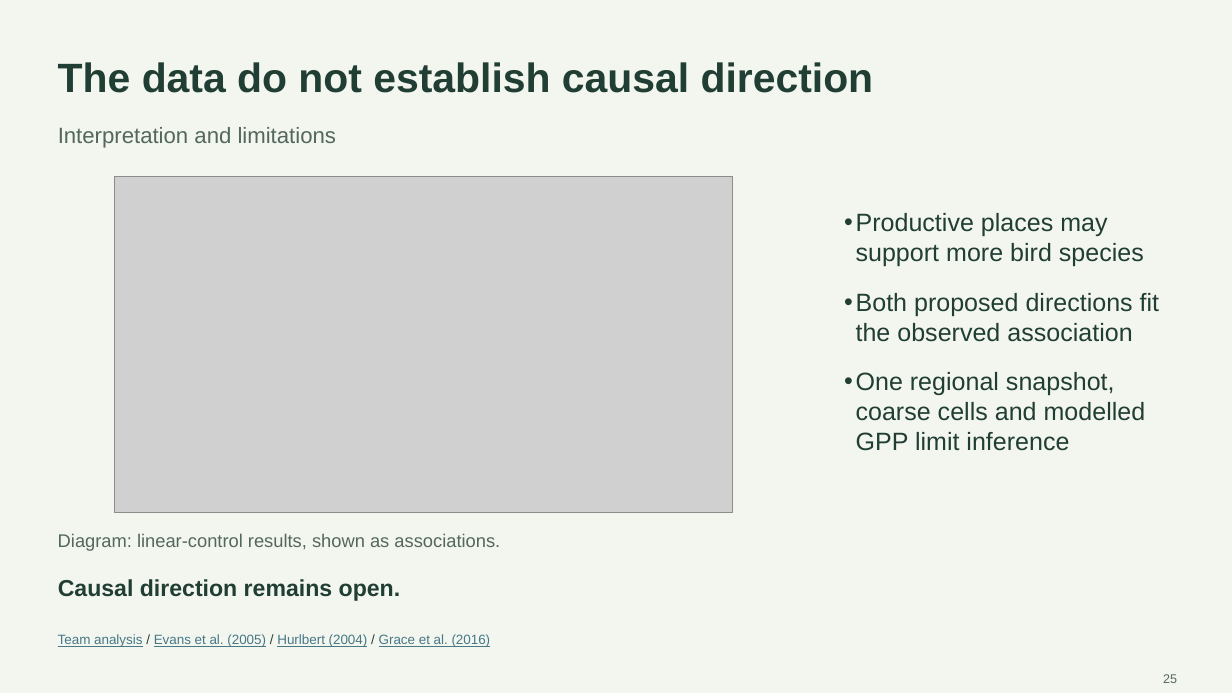
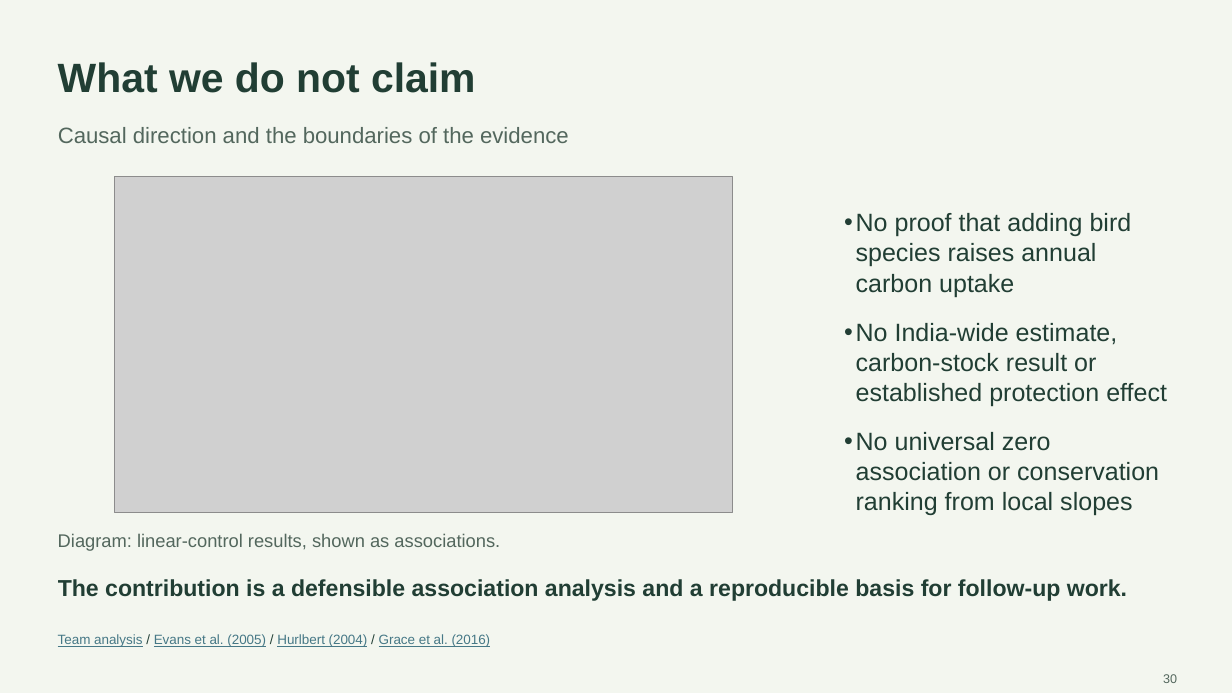
Before and after one commit to Devansh061105/Course-Project-EVST, a slide deck: slide 30 of presentation/final/Final_Evaluation_Biodiversity_Productivity.pptx (slide 25 before the commit). Drawn at 1232x693 pixels with LibreOffice and Linux fonts; fonts in the diff are those of the drawing; grey boxes stand for pictures. Boxes give left, top, right and bottom in pixels: in the first picture for what was removed or moved away, otherwise in the second. Text is boxed around its words. In the diff, an @@ line names an element or a change of style, - is before the commit and + after.

```diff
--- a/presentation/final/Final_Evaluation_Biodiversity_Productivity.pptx
+++ b/presentation/final/Final_Evaluation_Biodiversity_Productivity.pptx
@@ text at [58,62,476,93]: text changed @@
-The data do not establish causal direction
+What we do not claim
@@ text at [58,127,569,143]: text changed @@
-Interpretation and limitations
+Causal direction and the boundaries of the evidence
@@ text at [856,213,1167,515]: text changed @@
-• Productive places may support more bird species
-• Both proposed directions fit the observed association
-• One regional snapshot, coarse cells and modelled GPP limit inference
+• No proof that adding bird species raises annual carbon uptake
+• No India-wide estimate, carbon-stock result or established protection effect
+• No universal zero association or conservation ranking from local slopes
@@ text at [58,579,1127,601]: text changed @@
-Causal direction remains open.
+The contribution is a defensible association analysis and a reproducible basis for follow-up work.
@@ text at [1163,674,1177,683]: text changed @@
-25
+30
```
Also in this commit, not shown: 29 other slides changed, 9 slides added, 5 slides removed, 6 other files.
